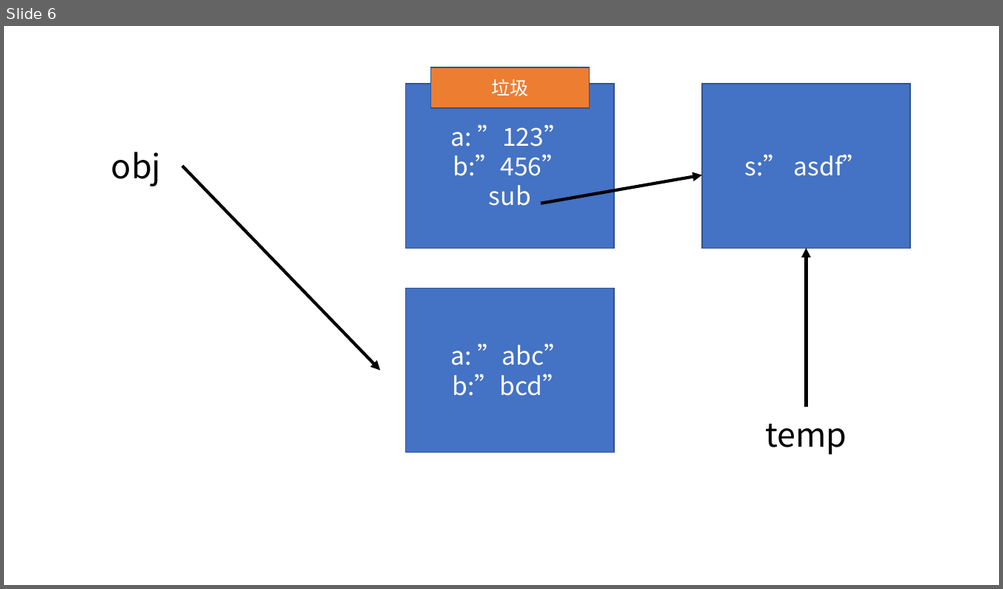
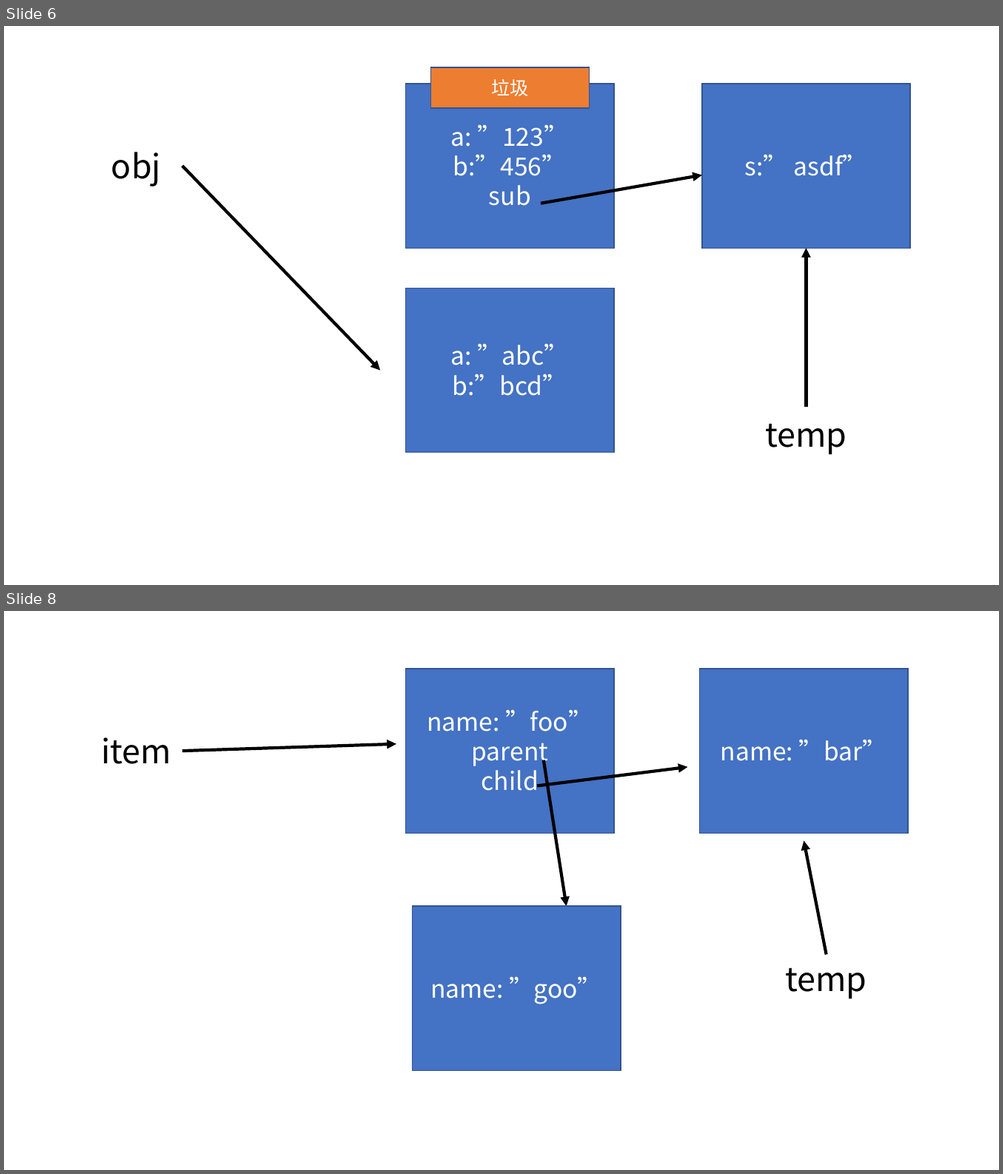
Before and after one commit to chenxuyuanke/JavaScript, a slide deck: 2. JS语法基础/5. 引用类型/新建 Microsoft PowerPoint 演示文稿.pptx. Shown one above the other, each under a label of ours: slide 6 before the commit, slides 6 and 8 after it; the slides between them are not shown. The pictures are 1003x589 and 1003x1174 pixels, drawn with LibreOffice and Linux fonts; fonts in the diff are those of the drawing. Boxes give left, top, right and bottom in pixels: in the first picture for what was removed or moved away, otherwise in the second. Text is boxed around its words. In the diff, an @@ line names an element or a change of style, - is before the commit and + after.

```diff
--- a/2. JS语法基础/5. 引用类型/新建 Microsoft PowerPoint 演示文稿.pptx
+++ b/2. JS语法基础/5. 引用类型/新建 Microsoft PowerPoint 演示文稿.pptx
@@ slide 8 added at box(4, 611, 999, 1170), background #FFFFFF @@
@@ rectangle added at box(405, 669, 614, 833), fill #4472C4, outline #325491 1 pt, 24 pt, text #FFFFFF @@
+name: ”foo”
+parent
+child
@@ rectangle added at box(700, 669, 908, 833), fill #4472C4, outline #325491 1 pt, 24 pt, text #FFFFFF @@
+name: ”bar”
@@ text added at box(101, 738, 171, 764), 32 pt, text #000000 @@
+item
@@ arrow added from (182, 752) to (396, 743), #000000 3 pt @@
@@ arrow added from (543, 760) to (566, 906), #000000 3 pt @@
@@ arrow added from (537, 786) to (688, 767), #000000 3 pt @@
@@ arrow added from (826, 955) to (804, 841), #000000 3 pt @@
@@ rectangle added at box(412, 906, 620, 1071), fill #4472C4, outline #325491 1 pt, 24 pt, text #FFFFFF @@
+name: ”goo”
@@ text added at box(785, 968, 866, 999), 32 pt, text #000000 @@
+temp
```
Also in this commit, not shown: 1 other slide added, 1 other file.
